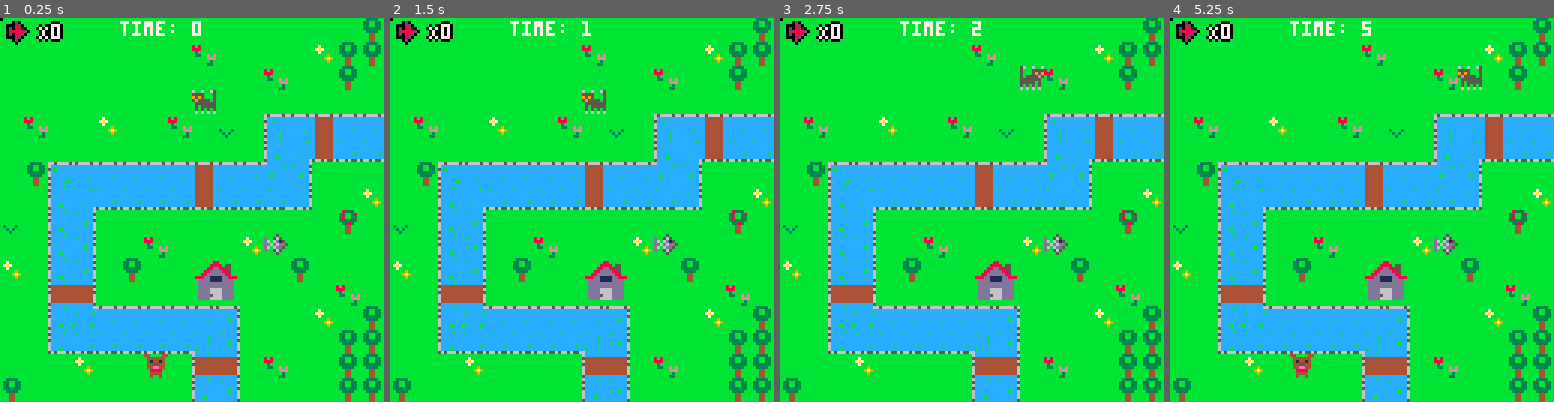
Above: before the commit, frames 1-4 (left to right).
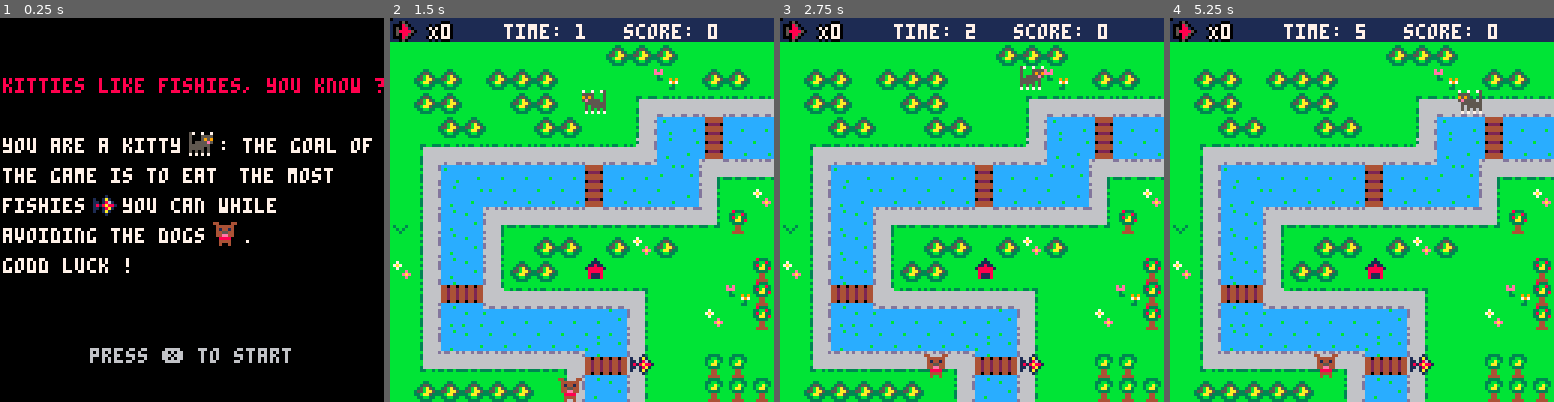
Above: after the commit, the same moments.

Repository: adatechschool/projet-collectif---pico-8-pico-8-cmc
Game: PICO-8 cartridge marielle.p8
The game is run twice, just before and just after one commit, with the same random seed, the same clock (stepped at 60 frames per second) and the same inputs.
Inputs:
- Up to frame 1 (0.25 s): no input
- Up to frame 2 (1.5 s): tap X (X key) at 0.33, 1.07 s
- Up to frame 3 (2.75 s): hold Right 1.6-2.1 s; tap X (X key) at 1.85 s; hold Up 2.15-2.42 s; hold Right from 2.47 s (still down)
- Up to frame 4 (5.25 s): tap X (X key) at 2.97, 4.08, 5.2 s; release Right at 3.03 s; hold Left 3.08-3.58 s; hold Down 3.63-3.97 s; hold Right 4.02-4.68 s; hold Up 4.73-5.03 s; hold Left from 5.08 s (still down)

The runs differ from the first frame. In frame 1, 100% of the frame differs, in the area x 0-100%, y 0-100%; in frame 2, 34%; in frame 3, 34%; in frame 4, 34%.

Commit message:
modif paysage: chemin et buisson

Diff:
--- a/marielle.p8
+++ b/marielle.p8
@@ -4,10 +4,16 @@
 -- main functions
 
 function _init()
+--time
+	start_time=time()
 --music
 	sfx(3)
+--scene
+	scene='menu'
+--test
+	loghs=true
 --score
-	score=0
+	fish=0
 	game_over=false
 --sprites
 	cats={}
@@ -21,39 +27,136 @@
 end
 
 function _update()
- cat_movement()
+	if scene=='menu' then
+		update_menu()
+	elseif scene=='game' then
+		update_game()
+	end
+end
+
+function _draw()
+	if scene=='menu' then
+		draw_menu()
+	elseif scene=='game' then
+		draw_game()
+	end
+end
+
+-->8
+--menu-game-end
+
+--for menu
+
+function update_menu()
+	if btnp(❎) then
+		scene='game'
+	end
+end
+
+function draw_menu()
+	cls()
+	print('kitties like fishies, you know ?',1,20,8)
+	print('you are a kitty   : the goal of',1,40,7)
+	spr(2,63,38,1,1)
+	print('the game is to eat	the most',1,50,7)
+	print('fishies   you can while',1,60,7)
+	spr(4,31,59,1,1)
+	print('avoiding the dogs   .',1,70,7)
+	spr(1,71,68,1,1)
+	print('godd luck !',1,80,7)
+	print('press ❎ to start',30,110,6)
+end
+
+--for game
+
+function update_game()
+	--if btnp(❎) then
+		--scene='menu'
+	--end
+	cat_movement()
  dog_movement(dogs)
  update_camera()
  update_explosions()
  if game_over==true
-	and finish_time==nil then
-		finish_time=time()
-	end
-end
-
-function _draw()
+		and finish_time==nil then
+			finish_time=flr(gap_time)
+	end
+end
+
+function draw_game()
 	cls()
 	draw_map()
 	draw_explosions()
- draw_sprites()
+	draw_sprites()
  draw_fishies()
---print score and time
-	--print('score: '..score,1,1,7)
-	--print(cats[1])
-
+ now_time = time()
+ gap_time = now_time-start_time
 --game over
 	if game_over==true then
-		print('game over !',20,55,0)
-		print('it took you '..finish_time..' sec !',35,68,0)
+		sfx(-1,0)
+		draw_end()
 	else
-		print('time: '..flr(time()),40,1,7)
-	end
-
-end
-
--->8
--- functions create and draw
--- sprites
+		local score=flr(fish/60*100,2)
+		print('time: '..flr(gap_time),38,2,7)
+		print('score: '..score,78,2,7)
+	end
+end
+
+
+function draw_end()
+	if btnp(❎) then
+		_init()
+		_update()
+		_draw()
+	end
+ if loghs then
+  --type in name for hs list
+  local _y=25
+  local score=flr(fish/60*100,2)
+
+  rectfill(0,_y,128,_y+80,1)
+  print("🐱 don't be greedy...🐱",20,_y+4,14)
+  --print('it took you '..finish_time..' sec',10,_y+19,7)
+
+		--if fish<1 then
+			--print('to eat '..fish..' fish !',10,_y+29,7)
+		--else
+			--print('to eat '..fish..' fishies !',10,_y+29,7)
+		--end
+
+		print('your score is : '..score,10,_y+19,8)
+  print('enter your initials',10,_y+29,7)
+  print('for the high score list.',10,_y+39,7)
+  print('aaa',59,_y+49)
+  print("press 🅾️ to get high-scores",10,_y+59,6)
+
+  print("press ❎ to start",10,_y+69,6)
+ else
+ end
+end
+
+--interface game
+
+function draw_fishies()
+	camera()
+	palt(0,false)
+	palt(11,true)
+	spr(38,1,1)
+	palt()
+	print_contour('X'..fish,13,2)
+end
+
+function print_contour(text,x,y)
+	print(text,x-1,y,0)
+	print(text,x+1,y,0)
+	print(text,x,y-1,0)
+	print(text,x,y+1,0)
+
+	print(text,x,y,7)
+end
+
+-->8
+-- functions sprites
 
 function create_cat()
  for i=1,1 do
@@ -64,6 +167,23 @@
 			flip_x=true
 		}
 		add(cats,c)
+	end
+end
+
+function create_dog()
+	for i=1,1 do
+		local d={
+			sp=1,
+			xt=flr(rnd(16)),
+			yt=flr(rnd(16)),
+		}
+			repeat
+	 		d.xt=flr(rnd(16))
+				d.yt=flr(rnd(16))
+			until (check_flag(0,
+																					d.xt,
+																					d.yt)==false)
+		add(dogs,d)
 	end
 end
 
@@ -77,23 +197,10 @@
 		repeat
 	 	f.xt=flr(rnd(16))
 			f.yt=flr(rnd(16))
-		until (check_flag(0,f.xt,f.yt)==false)
+		until (check_flag(0,
+																				f.xt,
+																				f.yt)==false)
 		add(fishies,f)
-	end
-end
-
-function create_dog()
-	for i=1,1 do
-		local d={
-			sp=1,
-			xt=flr(rnd(16)),
-			yt=flr(rnd(16)),
-		}
-			repeat
-	 	d.xt=flr(rnd(16))
-			d.yt=flr(rnd(16))
-		until (check_flag(0,d.xt,d.yt)==false)
-		add(dogs,d)
 	end
 end
 
@@ -102,12 +209,12 @@
 	for c in all(cats) do
 		spr(c.sp,c.xt*8,c.yt*8,1,1,c.flip_x)
 	end
+	for f in all(fishies) do
+		spr(f.sp,f.xt*8,f.yt*8)
+	end
 	for d in all(dogs) do
 		spr(d.sp,d.xt*8,d.yt*8)
 	end
-	for f in all(fishies) do
-		spr(f.sp,f.xt*8,f.yt*8)
-	end
 end
 
 
@@ -121,7 +228,8 @@
 -- functions map
 
 function draw_map()
- map(0,0,0,0,128,64)
+ map(0,0,0,0,32,16)
+ print('kitty\'s in a safe place',147,70,8)
 end
 
 function check_flag(flag,x,y)
@@ -130,7 +238,7 @@
 end
 
 function update_camera()
- if #cats > 0 then
+	if #cats > 0 then
 		c=cats[1]
 		camx=flr(c.xt/16)*16
 		camy=flr(c.yt/16)*16
@@ -138,45 +246,19 @@
 	end
 end
 
+
 function old_camera()
-	if #cats > 0 then
- c=cats[1]
-	camx=mid(0,c.xt-7.5,31-15)
-	camy=mid(0,c.yt-7.5,31-15)
-	camera(camx*8,camy*8)
-	end
-end
-
-
--->8
---functions explosions
-
-function create_explosion(x,y)
-	add(explosions,{x=x,
-																	y=y,
-																	timer=0})
-end
-
-function update_explosions()
-	for e in all(explosions) do
-		e.timer+=1
-		if e.timer==13 then
-			del(explosions,e)
-		end
-	end
-end
-
-function draw_explosions()
-	circ(x,y,rayon,couleur)
-	for e in all(explosions) do
-	circ(e.x,
-						e.y,
-						e.timer/3,
-						8+e.timer%3)
-	end
-end
--->8
--- functions sprites'movements
+		if #cats > 0 then
+		c=cats[1]
+		camx=mid(0,c.xt-7,5,31-15)
+		camy=mid(0,c.yt-7,5,31-15)
+		camera(camx*8,camy*8)
+	end
+end
+
+
+-->8
+-- functions movements
 
 function cat_movement()
 	for c in all(cats) do
@@ -191,8 +273,8 @@
 			if (btnp(⬆️)) newy-=1
 
 			if not check_flag(0,newx,newy) then
-				c.xt=mid(0,newx,30)
-				c.yt=mid(0,newy,30)
+				c.xt=mid(0,newx,31)
+				c.yt=mid(0,newy,15)
 				collision_cat_fish(c.xt*8,c.yt*8)
 			end
 	 else sfx(4)
@@ -205,17 +287,21 @@
 	 local rn=flr(rnd(32))
 		newx=d.xt
 		newy=d.yt
-		if rn==0 then newx+=1 end
-		if rn==8 then newx-=1 end
+		if rn==0 	then newx+=1 end
+		if rn==8 	then newx-=1 end
 		if	rn==16 then newy+=1 end
 		if rn==24 then newy-=1 end
+		local is_free=true
 		for f in all(fishies) do
-			if not check_flag(0,newx,newy)
-			and (f.xt!=newx and f.yt!=newy)
+			if check_flag(0,newx,newy)
+			or (f.xt==newx and f.yt==newy)
 			then
-				d.xt=mid(0,newx,30)
-				d.yt=mid(0,newy,30)
+				is_free=false
 			end
+		end
+		if is_free then
+				d.xt=mid(0,newx,15)
+				d.yt=mid(0,newy,15)
 		end
 		if collision_cat_dog(d.xt*8,d.yt*8) then
 			game_over=true
@@ -234,7 +320,7 @@
 		if f.xt*8==x and f.yt*8==y then
 			del(fishies,f)
 			sfx(2)
-			score+=1
+			fish+=1
 			create_fish()
 			create_dog()
 		end
@@ -251,26 +337,230 @@
 		end
 	end
 end
--->8
---interface game
-
-function draw_fishies()
-	camera()
-	palt(0,false)
-	palt(11,true)
-	spr(38,2,1)
-	palt()
-	print_contour("X"..score,13,2,7)
-end
-
-function print_contour(text,x,y)
-	print(text,x-1,y,0)
-	print(text,x+1,y,0)
-	print(text,x,y-1,0)
-	print(text,x,y+1,0)
-
-	print(text,x,y,7)
-end
+
+
+-->8
+--functions explosions
+
+function create_explosion(x,y)
+	add(explosions,{x=x,
+																	y=y,
+																	timer=0})
+end
+
+function update_explosions()
+	for e in all(explosions) do
+		e.timer+=1
+		if e.timer==13 then
+			del(explosions,e)
+		end
+	end
+end
+
+function draw_explosions()
+	circ(x,y,rayon,couleur)
+	for e in all(explosions) do
+	circ(e.x,
+						e.y,
+						e.timer/3,
+						8+e.timer%3)
+	end
+end
+-->8
+--others
+
+function round(num, numdecimalplaces)
+  local mult = 10^(numdecimalplaces or 0)
+  return flr(num * mult + 0.5) / mult
+end
+
+function game_over()
+	--game over
+	if game_over==true then
+		sfx(-1,0)
+		print('game over !',20,55,0)
+		print('it took you '
+			..finish_time..' sec',
+			35,68,0)
+		if fish<1 then
+			print(' to eat '
+				..fish..' fish !',
+				35,75,0)
+		else
+			print(' to eat '
+				..fish..' fishies !',
+				35,75,0)
+		end
+		local score=round(fish/finish_time*10,2)
+		print('score: '..score,75,1,7)
+	else
+		local score=round(fish/time()*10,2)
+		print('fish: '..fish,1,1,7)
+		print('time: '..flr(time()),35,1,7)
+		print('score: '..score,75,1,7)
+	end
+end
+
+-->8
+--functions highscore
+
+--add new hs
+function addhs(_score,_c1,_c2,_c3)
+ add(hs,_score)
+ add(hs1,_c1)
+ add(hs2,_c2)
+ add(hs3,_c3)
+ sorths()
+end
+
+--sorths  algorithm
+function sorths()
+ for i=1,#hs do
+  local j = i
+  while j > 1 and hs[j-1] < hs[j] do
+   hs[j],hs[j-1]=hs[j-1],hs[j]
+   hs1[j],hs1[j-1]=hs1[j-1],hs1[j]
+   hs2[j],hs2[j-1]=hs2[j-1],hs2[j]
+   hs3[j],hs3[j-1]=hs3[j-1],hs3[j]
+   j = j - 1
+  end
+ end
+end
+--resets the high score list
+function reseths()
+--create default values
+ hs={3.25,2.25,1.75,1,1.54}
+ hs1={18,1,1,1,1}
+ hs2={1,1,22,1,1}
+ hs3={1,1,1,1,19}
+ sorths()
+ savehs()
+end
+
+--load the hs
+function loadhs()
+ local _slot=0
+
+ if dget(0)==1 then
+  _slot+=1
+  for i=1,5 do
+   hs[i]=dget(_slot)
+   hs1[i]=dget(_slot+1)
+   hs2[i]=dget(_slot+2)
+   hs3[i]=dget(_slot+3)
+   _slot+=4
+  end
+  sorths()
+ else
+ --no file found or empty
+ reseths()
+ end
+end
+
+--save the data
+function savehs()
+ local _slot
+ dset(0,1)
+ --load the data
+  _slot=1
+  for i=1,5 do
+  dset(_slot,hs[i])
+  dset(_slot+1,hs1[i])
+  dset(_slot+2,hs2[i])
+  dset(_slot+3,hs3[i])
+   _slot+=4
+  end
+end
+
+function prinths(_x)
+ for i=1,5 do
+ --number of rank
+  print(i.." - ",_x+50,50+7*i,0)
+
+	 --name
+	 local _name = hschars[hs1[i]]
+	 _name= _name..hschars[hs2[i]]
+	 _name= _name..hschars[hs3[i]]
+
+	 print(_name,_x+65,50+7*i,0)
+	 --hs1[i]..hs2[i]..hs3[i]
+
+	 print(hs[i],_x+80,50+7*i,0)
+	end
+end
+
+function end_game()
+ if loghs then
+ --won. type in name
+ --for highscore list
+ print("enter your initials",35,93,0)
+ print(hschars[nitials[1]],65,100,7)
+ print(hschars[nitials[2]],69,100,7)
+ print(hschars[nitials[3]],73,100,7)
+  if loghs then
+   if btnp(⬅️) then
+    nit_sel-=1
+    if nit_sel<1 then
+      nit_sel=3
+    end
+   end
+   if btnp(➡️) then
+     nit_sel+=1
+    if nit_sel>3 then
+       nit_sel=1
+    end
+   end
+   if btnp(⬇️) then
+    nitials[nit_sel]-=1
+    if nitials[nit_sel]<1 then
+     nitials[nit_sel]=#hschars
+    end
+   end
+   if btnp(⬆️) then
+    nitials[nit_sel]+=1
+    if nitials[nit_sel]>#hschars then
+     nitials[nit_sel]=1
+    end
+   end
+  -- if btnp(❎) then
+   print("press ❎ to confirm",30,120,0)
+   print("use ⬅️➡️⬆️⬇️ to enter name",15,110,0)
+  end
+  addhs(score,nitials[1],nitials[2],nitials[3])
+  savehs()
+ else
+ --won but no highscore
+  print("no new highscore",35,105,0)
+ end
+end
+…(28 lines of a section not shown)…
 
 
 
@@ -306,30 +596,33 @@
 
 
 __gff__
-0000000002010001000100000101010000010101010101010101000001010101000001010101020000000000000000000001010101010000000000000000000000000000000000000000000000000000000000000000000000000000000000000000000000000000000000000000000000000000000000000000000000000000
+0000000001010001000100000101010000010101010101010101000001010101000001010101020101000000000000000001010101010100000100000000000001010100000000000000000000000000000000000000000000000000000000000000000000000000000000000000000000000000000000000000000000000000
 0000000000000000000000000000000000000000000000000000000000000000000000000000000000000000000000000000000000000000000000000000000000000000000000000000000000000000000000000000000000000000000000000000000000000000000000000000000000000000000000000000000000000000
 __map__
-0a0a0a0a0a0a0a0a0a0a0a0a0a0a0a05050a050a0a0a11160a0a0a0a300a0a0a0a0a0a0a0a0a0a0a0a0a0a0a0a0a0a0a0a0a000000000000000000000000000000000000000000000000000000000000000000000000000000000000000000000000000000000000000000000000000000000000000000000000000000000000
-0a0a0a0a0a0a0a0a060a0a0a0a0805050a050a0a0a0a11160a0a0a0a0a0a0a0a0a0a0a0a0a0a0a0a0a0a0a0a0a0a0a0a0a0a000000000000000000000000000000000000000000000000000000000000000000000000000000000000000000000000000000000000000000000000000000000000000000000000000000000000
-0a0a0a0a0a0a0a0a0a0a0a060a0a050a300a0a08300a1b1a0a0a0a0a0a300a0a080a0a0a0a0a0a0a0a0a0a0a0a0a0a0a0a0a000000000000000000000000000000000000000000000000000000000000000000000000000000000000000000000000000000000000000000000000000000000000000000000000000000000000
-0a0a0a0a0a0a0a0a0a0a0a0a0a0a0a0a080a0a0a0a0a11160a0a0a0a0a0a05310a0a0a0a0a0a0a0a0a0a0a0a0a0a0a0a0a0a000000000000000000000000000000000000000000000000000000000000000000000000000000000000000000000000000000000000000000000000000000000000000000000000000000000000
-0a060a0a080a0a060a300a130d100d0d0d0d0d0d22231d160a0a0a0a310a0a31050a0a0a0a0a0a0a0a0a0a0a0a0a0a0a0a0a000000000000000000000000000000000000000000000000000000000000000000000000000000000000000000000000000000000000000000000000000000000000000000000000000000000000
-0a0a0a0a0a0a0a0a0a0a0a11170f0e0e0e0e0e0e32330e150a0a0a080a31050a0a0a0a0a0a0a0a0a0a0a0a0a0a0a0a0a0a0a000000000000000000000000000000000000000000000000000000000000000000000000000000000000000000000000000000000000000000000000000000000000000000000000000000000000
-0a05190d0d0d0d0d100d0d18120a0a0a080a0a0a0a0a300a0a0a0a0a0a050a060a0a0a0a0a0a0a0a0a0a0a0a0a0a0a0a0a0a000000000000000000000000000000000000000000000000000000000000000000000000000000000000000000000000000000000000000000000000000000000000000000000000000000000000
-0a0a11170e0e0e0e0f0e0e0e150a0a080a0a0a0a0a0a0a0a0a0a0a0a0a0a0a0a0a0a0a0a0a0a0a0a0a0a0a0a0a0a0a0a0a0a000000000000000000000000000000000000000000000000000000000000000000000000000000000000000000000000000000000000000000000000000000000000000000000000000000000000
-300a11120a0a0a0a0a0a0a0a0a0a310a0a0a0a080a0a0a0a0a0a0a300a0a0a0a0a0a0a0a0a0a0a0a0a0a0a0a0a0a0a0a0a0a000000000000000000000000000000000000000000000000000000000000000000000000000000000000000000000000000000000000000000000000000000000000000000000000000000000000
-0a0a11120a0a060a0a0a080a0a0a0a0a060a0a300a0a080a24250a0a0a0a0a0a0a0a0a0a0a0a0a0a0a0a0a0a0a0a0a0a0a0a000000000000000000000000000000000000000000000000000000000000000000000000000000000000000000000000000000000000000000000000000000000000000000000000000000000000
-080a11120a050a0a24250a0a050a0a0a0a0a0a0a0a0a0a0a34350a0a0a0a0a0a0a0a0a0a0a0a0a0a0a0a0a0a0a0a0a0a0a0a000000000000000000000000000000000000000000000000000000000000000000000000000000000000000000000000000000000000000000000000000000000000000000000000000000000000
-0a0a1b1a0a0a0a0a34350a0a0a0a060a0a0a0a0a0a050a0a0a0a0a0a0a060a0a0a0a0a0a0a0a0a0a0a0a0a0a0a0a0a0a0a0a000000000000000000000000000000000000000000000000000000000000000000000000000000000000000000000000000000000000000000000000000000000000000000000000000000000000
-0a0a111d0d0d0d0d0d1e0a0a0a080a05050a0a0a0a0a050a0a0a0a0a0a0a0a0a0a0a0a0a0a0a0a0a0a0a0a0a0a0a0a0a0a0a000000000000000000000000000000000000000000000000000000000000000000000000000000000000000000000000000000000000000000000000000000000000000000000000000000000000
-0a0a1c0e0e0e0e0e1f120a0a0a0a05050505050a0a0a0a0a0a0a080a0a0a0a300a0a0a0a0a0a0a0a0a0a0a0a0a0a0a0a0a0a000000000000000000000000000000000000000000000000000000000000000000000000000000000000000000000000000000000000000000000000000000000000000000000000000000000000
-0a0a0a080a0a0a0a1b1a0a060a0a05050505050a080a0a0a060a0a0a0a0a0a0a0a0a0a0a0a0a0a0a0a0a0a0a0a0a0a0a0a0a000000000000000000000000000000000000000000000000000000000000000000000000000000000000000000000000000000000000000000000000000000000000000000000000000000000000
-050a0a0a0a0a0a0a11120a0a0a0a050505050a0a0a0a0a0a0a0a0a0a0a0a0a0a0a0a0a0a0a0a0a0a0a0a0a0a0a0a0a0a0a0a000000000000000000000000000000000000000000000000000000000000000000000000000000000000000000000000000000000000000000000000000000000000000000000000000000000000
-0000000000000000000000000000000000000000000000000031313131313131000000000000000000000000000000000000000000000000000000000000000000000000000000000000000000000000000000000000000000000000000000000000000000000000000000000000000000000000000000000000000000000000
-…(7 lines of a section not shown)…
+3636363636363636363636363636363636363636363636363636363636363636363636363636363636363636363636363636000000000000000000000000000000000000000000000000000000000000000000000000000000000000000000000000000000000000000000000000000000000000000000000000000000000000
+0a0a0a0a0a0a0a0a0a2828280a0a0a0a0a282828282d11163c0a0a0a0a0a0a0a0a0a0a0a0a0a0a0a0a0a0a0a0a0a0a0a0a0a000000000000000000000000000000000000000000000000000000000000000000000000000000000000000000000000000000000000000000000000000000000000000000000000000000000000
+0a28280a2828280a0a0a0a060a28280a300a0a08302d1b1a3c0a0a0a0a300a0a080a0a0a0a0a0a0a0a0a0a0a0a0a0a0a0a0a000000000000000000000000000000000000000000000000000000000000000000000000000000000000000000000000000000000000000000000000000000000000000000000000000000000000
+0a28280a0a28280a0a0a2e2a2a29292a2a2a2a2a2a2c11163c0a0a0a0a0a05310a0a0a0a0a0a0a0a0a0a0a0a0a0a0a0a0a0a000000000000000000000000000000000000000000000000000000000000000000000000000000000000000000000000000000000000000000000000000000000000000000000000000000000000
+0a0a28280a0a28280a0a2d130d100d0d0d0d0d0d22231d163c0a0a0a310a0a31050a0a0a0a0a0a0a0a0a0a0a0a0a0a0a0a0a000000000000000000000000000000000000000000000000000000000000000000000000000000000000000000000000000000000000000000000000000000000000000000000000000000000000
+0a2e29292929292929292c11170f0e0e0e0e0e0e32330e153c0a0a080a31050a0a0a0a0a0a0a0a0a0a0a0a0a0a0a0a0a0a0a000000000000000000000000000000000000000000000000000000000000000000000000000000000000000000000000000000000000000000000000000000000000000000000000000000000000
+0a2f190d0d0d0d0d100d0d18123f3d3d37373737373737373e0a0a0a0a0a0a060a0a0a0a0a0a0a0a0a0a0a0a0a0a0a0a0a0a000000000000000000000000000000000000000000000000000000000000000000000000000000000000000000000000000000000000000000000000000000000000000000000000000000000000
+0a2f11170e0e0e0e0f0e0e0e153c0a080a0a2727272727272727272727270a0a0a0a0a0a0a0a0a0a0a0a0a0a0a0a0a0a0a0a000000000000000000000000000000000000000000000000000000000000000000000000000000000000000000000000000000000000000000000000000000000000000000000000000000000000
+302f11123f3d3d3d3d3d3d3d3d3e310a0a270a0a0a0a0a0a0a0a0a300a0a270a0a0a0a0a0a0a0a0a0a0a0a0a0a0a0a0a0a0a000000000000000000000000000000000000000000000000000000000000000000000000000000000000000000000000000000000000000000000000000000000000000000000000000000000000
+0a2f11123c0a28280a2808280a0a0a0a0a270a0a0a0a0a0a0a0a0a0a0a0a270a0a0a0a0a0a0a0a0a0a0a0a0a0a0a0a0a0a0a000000000000000000000000000000000000000000000000000000000000000000000000000000000000000000000000000000000000000000000000000000000000000000000000000000000000
+082f11123c28280a390a0a0a0a0a0a310a0a2727272727272727272727270a0a0a0a0a0a0a0a0a0a0a0a0a0a0a0a0a0a0a0a000000000000000000000000000000000000000000000000000000000000000000000000000000000000000000000000000000000000000000000000000000000000000000000000000000000000
+0a2f1b1a4b29292929293b0a0a0a0631310a0a0a0a0a0a0a0a0a0a0a0a060a0a0a0a0a0a0a0a0a0a0a0a0a0a0a0a0a0a0a0a000000000000000000000000000000000000000000000000000000000000000000000000000000000000000000000000000000000000000000000000000000000000000000000000000000000000
+0a2f111d0d0d0d0d0d1e3a0a0a080a313131310a0a0a050a0a0a0a0a0a0a0a0a0a0a0a0a0a0a0a0a0a0a0a0a0a0a0a0a0a0a000000000000000000000000000000000000000000000000000000000000000000000000000000000000000000000000000000000000000000000000000000000000000000000000000000000000
+0a2f1c0e0e0e0e0e1f123a0a0a0a0a0a0a31310a0a050a0a0a0a080a0a0a0a300a0a0a0a0a0a0a0a0a0a0a0a0a0a0a0a0a0a000000000000000000000000000000000000000000000000000000000000000000000000000000000000000000000000000000000000000000000000000000000000000000000000000000000000
+0a3837373737375b1b1a3a0a0a05050a0a0a310a080a0a0a060a0a0a0a0a0a0a0a0a0a0a0a0a0a0a0a0a0a0a0a0a0a0a0a0a000000000000000000000000000000000000000000000000000000000000000000000000000000000000000000000000000000000000000000000000000000000000000000000000000000000000
+0a28282828280a2f11123a0a0a050505050a0a0a0a0a0a0a0a0a0a0a0a0a0a0a0a0a0a0a0a0a0a0a0a0a0a0a0a0a0a0a0a0a000000000000000000000000000000000000000000000000000000000000000000000000000000000000000000000000000000000000000000000000000000000000000000000000000000000000
+0a28282828280a2d11163a0a0a0a050500000000000000000037373737373737370000000000000000000000000000000000000000000000000000000000000000000000000000000000000000000000000000000000000000000000000000000000000000000000000000000000000000000000000000000000000000000000
+0a0a0a0a0a0a0a0a0a0a0a0a0a0a0a0a00000000000000000000000000000000000000000000000000000000000000000000000000000000000000000000000000000000000000000000000000000000000000000000000000000000000000000000000000000000000000000000000000000000000000000000000000000000
+0a0a0a0a0a0a0a0a0a0a0a0a0a0a0a0a00000000000000000000000000000000000000000000000000000000000000000000000000000000000000000000000000000000000000000000000000000000000000000000000000000000000000000000000000000000000000000000000000000000000000000000000000000000
+0a0a0a0a0a0a0a0a0a0a0a0a0a0a0a0a00000000000000000000000000000000000000000000000000000000000000000000000000000000000000000000000000000000000000000000000000000000000000000000000000000000000000000000000000000000000000000000000000000000000000000000000000000000
+…(7 lines of a section not shown)…
Not shown, changed: 61 lines of the sprite sheet (__gfx__) section of marielle.p8
Not shown, changed: the music (__music__) section of marielle.p8
Not shown, changed: the sound effects (__sfx__) section of marielle.p8
